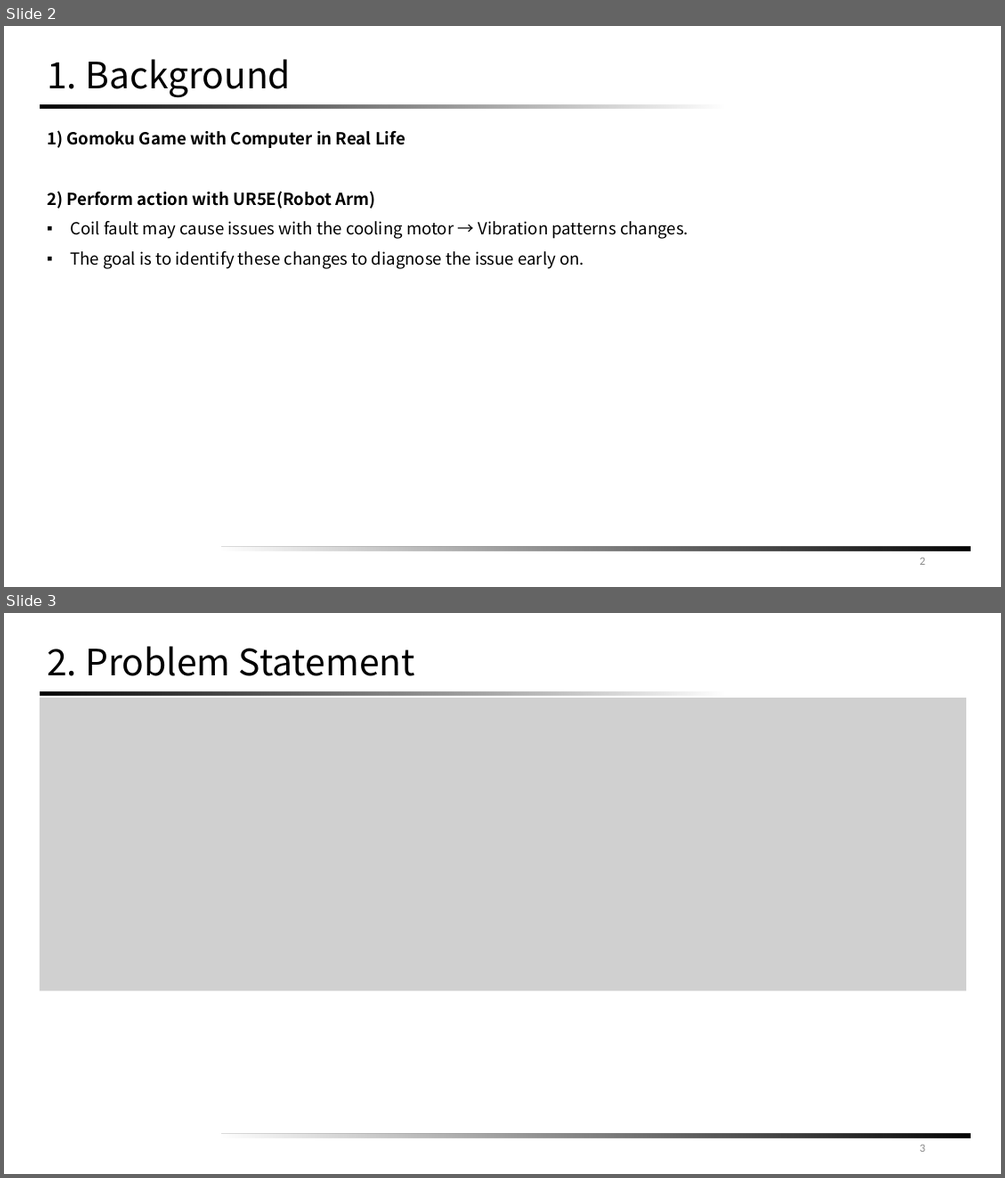
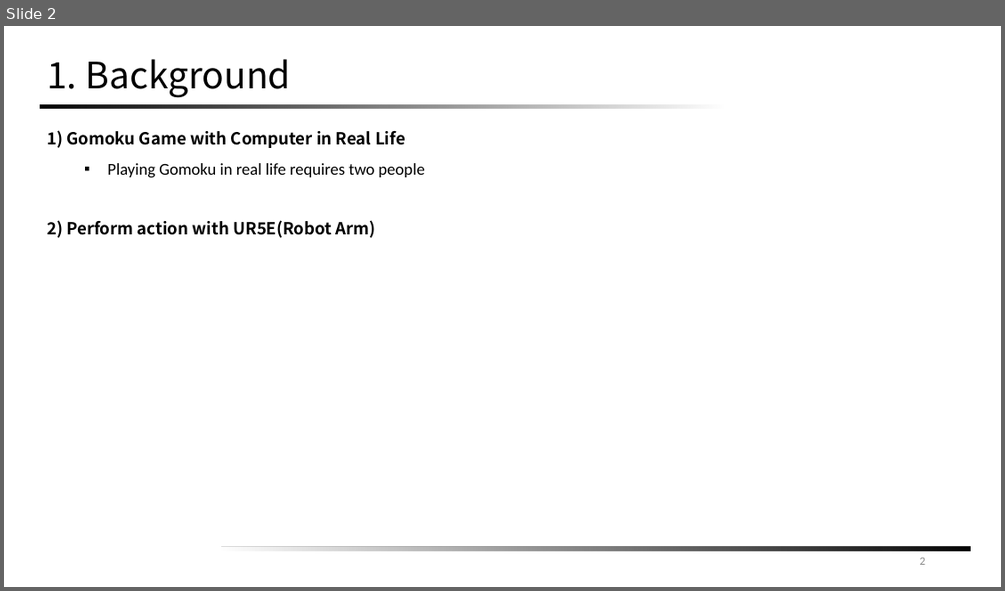
Before and after one commit to Kwak-Jin/IAIA, a slide deck: Project/Robot Automation/[IAIA]Collaborative Robot Project Proposal(241108).pptx. Shown one above the other, each under a label of ours: slides 2 and 3 before the commit, slide 2 after it. The pictures are 1005x1178 and 1005x591 pixels, drawn with LibreOffice and Linux fonts; fonts in the diff are those of the drawing; grey boxes stand for pictures. Boxes give left, top, right and bottom in pixels: in the first picture for what was removed or moved away, otherwise in the second. Text is boxed around its words. In the diff, an @@ line names an element or a change of style, - is before the commit and + after.

```diff
--- a/Project/Robot Automation/[IAIA]Collaborative Robot Project Proposal(241108).pptx
+++ b/Project/Robot Automation/[IAIA]Collaborative Robot Project Proposal(241108).pptx
@@ slide 3 removed at (4, 613, 1001, 1174), background #FFFFFF; not listed: 2 template elements that a slide beside it also shows @@
@@ title removed at (47, 646, 415, 676) @@
-2. Problem Statement
@@ picture removed at (39, 698, 966, 990) @@
@@ page number removed at (920, 1144, 925, 1151) @@
-3
@@ slide 2 changed as well @@
@@ text at (107, 163, 425, 178): paragraph added @@
+  ▪ Playing Gomoku in real life requires two people
@@ text at (70, 221, 688, 269): paragraphs removed @@
-▪ Coil fault may cause issues with the cooling motor → Vibration patterns changes.
-▪ The goal is to identify these changes to diagnose the issue early on.
```
Also in this commit, not shown: 2 other slides changed, 3 slides added, 5 other slides removed, 10 other files.
